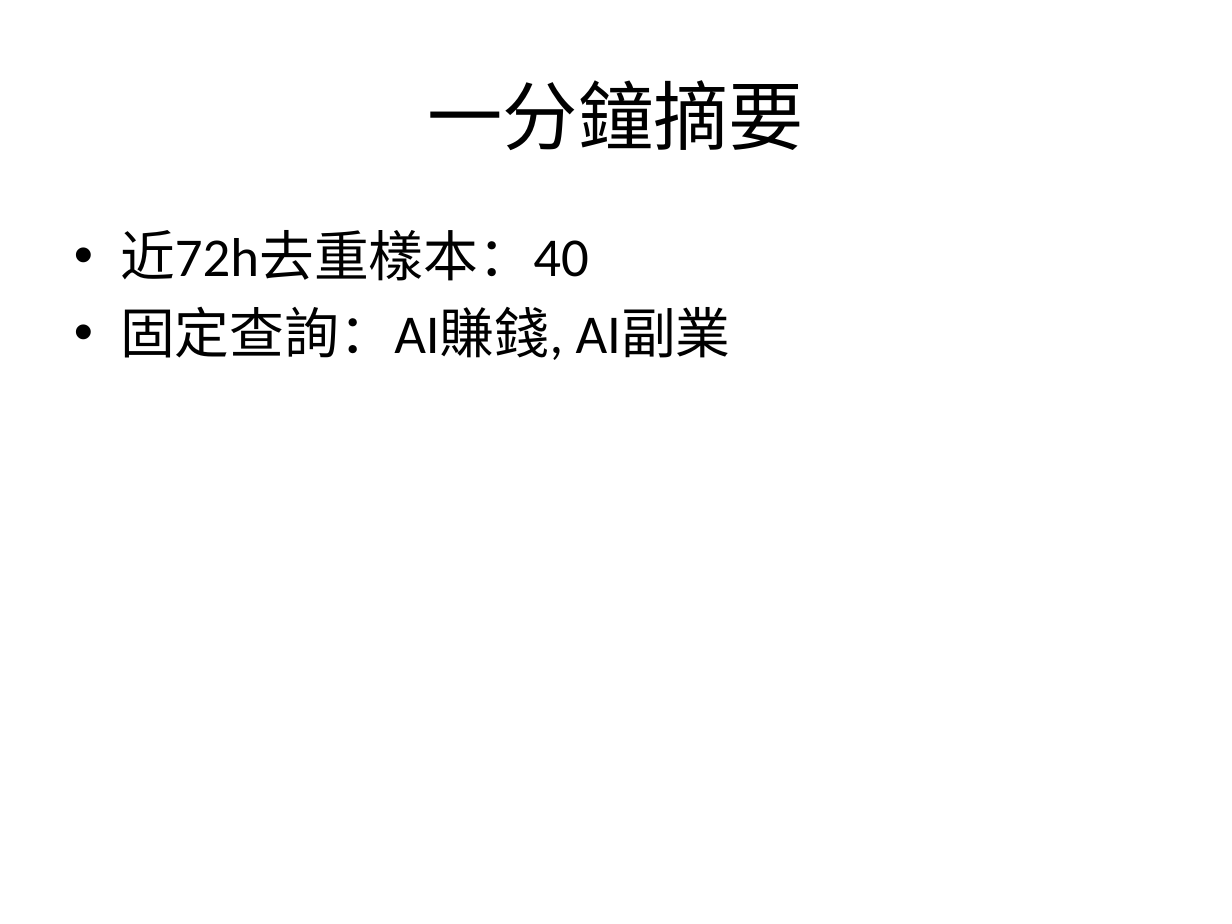
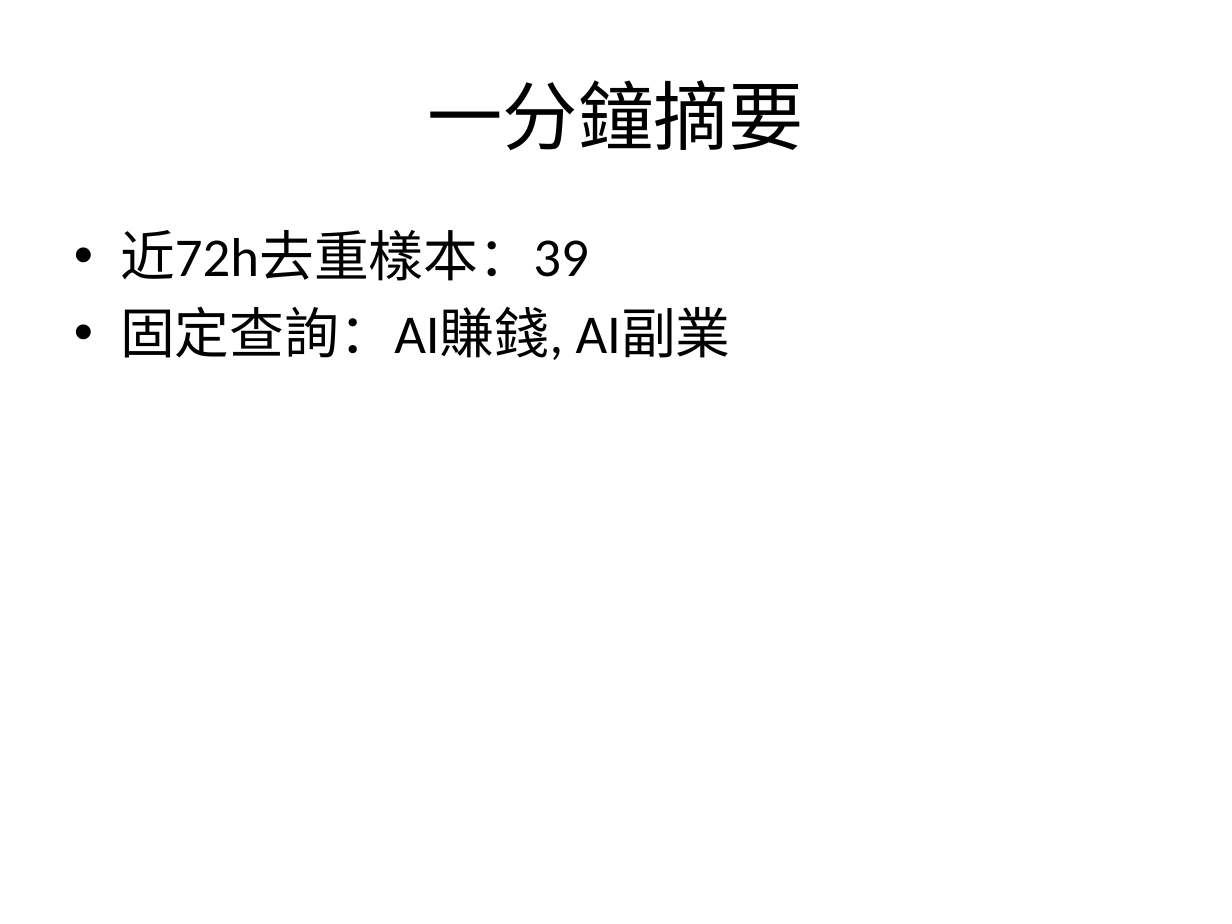
Before and after one commit to billy20042971-tech/youtube-ai-research-mcp, a slide deck: slide 2 of reports/2026-10-17/YouTube_AI趨勢研究雷達_2026-10-17_簡報.pptx. Drawn at 1232x924 pixels with LibreOffice and Linux fonts; fonts in the diff are those of the drawing. Boxes give left, top, right and bottom in pixels: in the first picture for what was removed or moved away, otherwise in the second. Text is boxed around its words. In the diff, an @@ line names an element or a change of style, - is before the commit and + after.

```diff
--- a/reports/2026-10-17/YouTube_AI趨勢研究雷達_2026-10-17_簡報.pptx
+++ b/reports/2026-10-17/YouTube_AI趨勢研究雷達_2026-10-17_簡報.pptx
@@ text at <box>120,230,589,281</box>: text changed @@
-• 近72h去重樣本：40
+• 近72h去重樣本：39
```
Also in this commit, not shown: 1 other slide changed, 8 other files.
